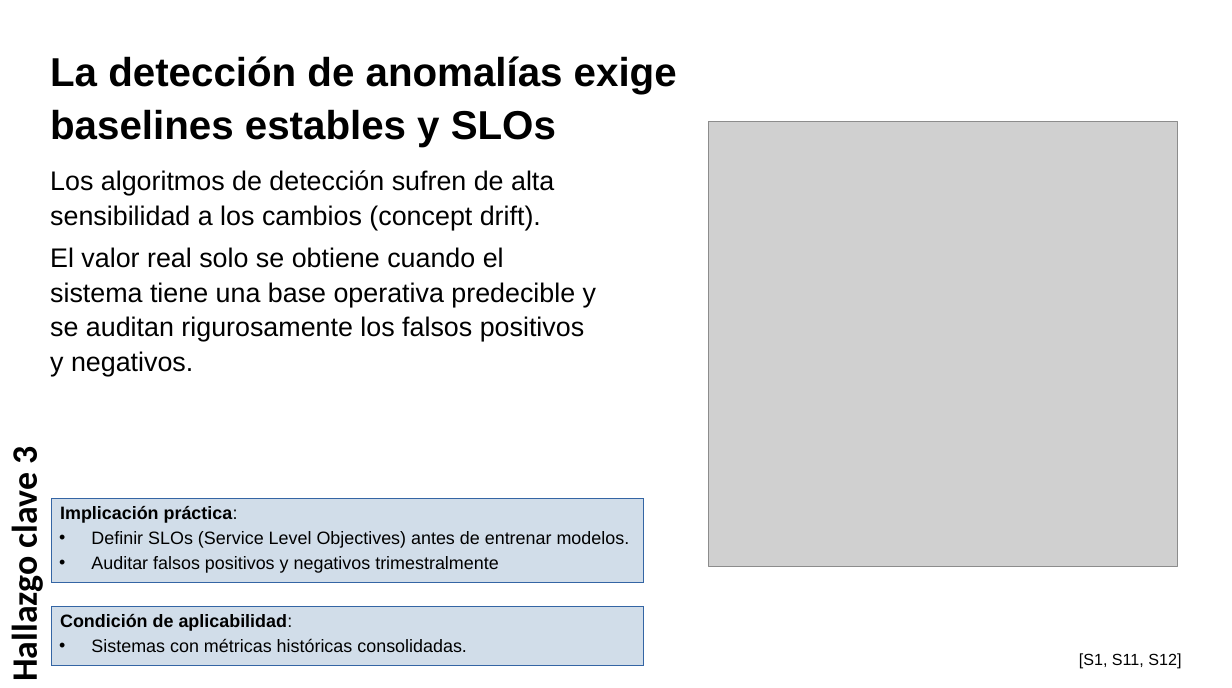
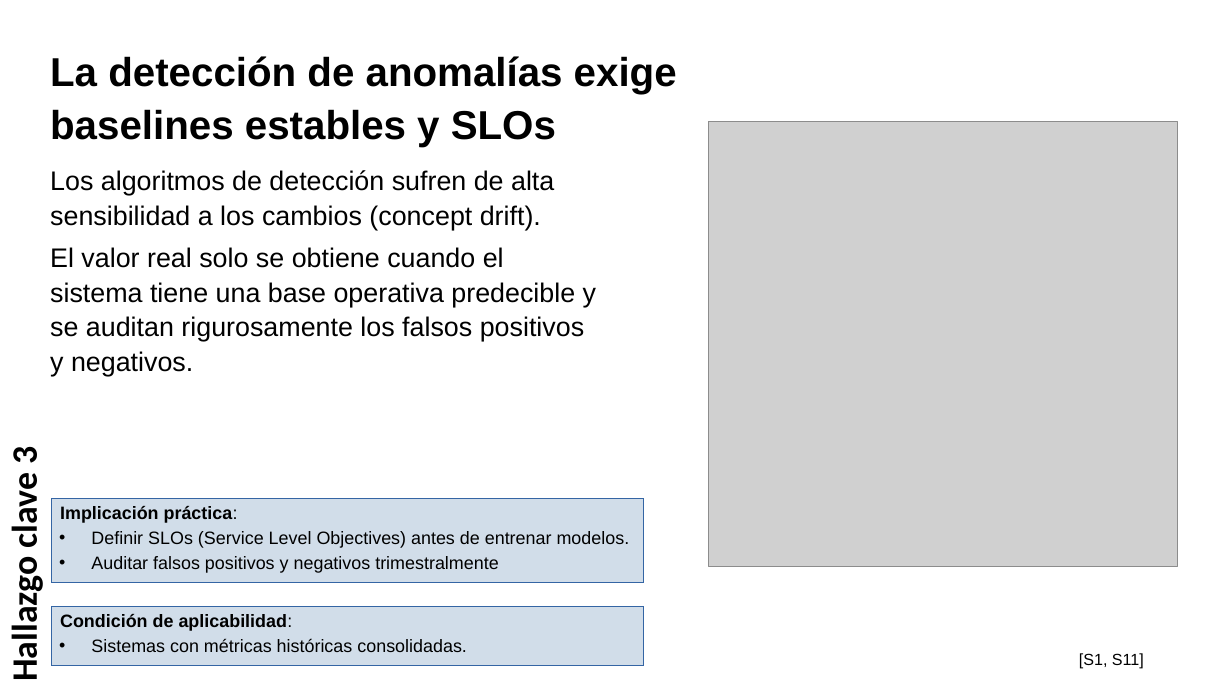
Before and after one commit to DCC-M10/qa-doctorado-2026-equipo1, a slide deck: slide 9 of final/Equipo 1 - IA para análisis de fallos y calidad operativa.pptx. Drawn at 1232x688 pixels with LibreOffice and Linux fonts; fonts in the diff are those of the drawing; grey boxes stand for pictures; background and template pictures are left out. Boxes give left, top, right and bottom in pixels: in the first picture for what was removed or moved away, otherwise in the second. Text is boxed around its words. In the diff, an @@ line names an element or a change of style, - is before the commit and + after.

```diff
--- a/final/Equipo 1 - IA para análisis de fallos y calidad operativa.pptx
+++ b/final/Equipo 1 - IA para análisis de fallos y calidad operativa.pptx
@@ text at [1079,653,1144,669]: text changed @@
-[S1, S11, S12]
+[S1, S11]
```
Also in this commit, not shown: 6 other slides changed.
